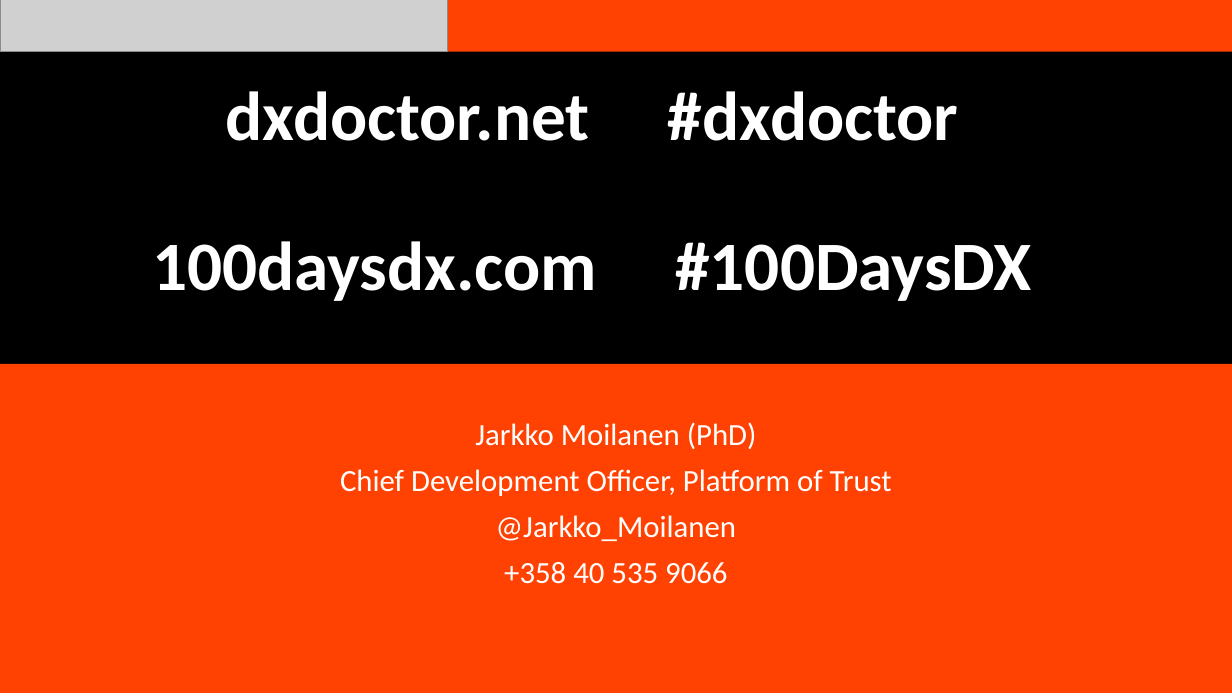
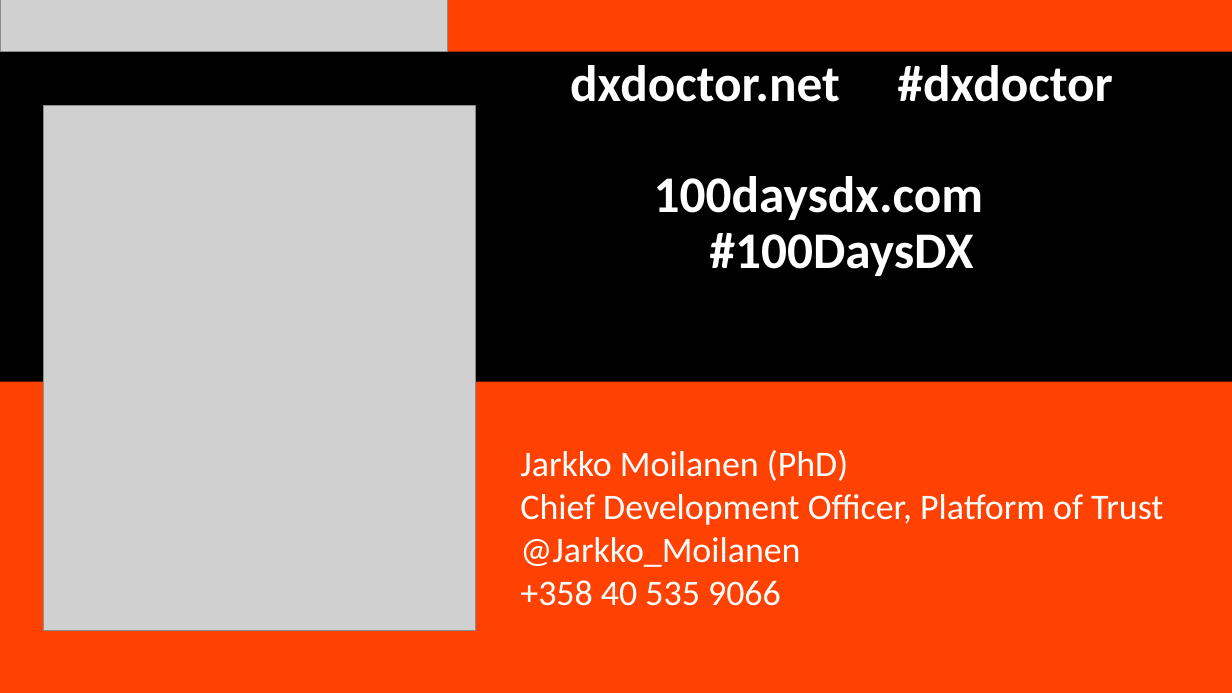
Before and after one commit to kyyberi/dxdoctor, a slide deck: slide 17 of presentations/issue-nov-2019.pptx. Drawn at 1232x693 pixels with LibreOffice and Linux fonts; fonts in the diff are those of the drawing; grey boxes stand for pictures. Boxes give left, top, right and bottom in pixels: in the first picture for what was removed or moved away, otherwise in the second. Text is boxed around its words. In the diff, an @@ line names an element or a change of style, - is before the commit and + after.

Commit message:
Presentations

```diff
--- a/presentations/issue-nov-2019.pptx
+++ b/presentations/issue-nov-2019.pptx
@@ title "dxdoctor.net #dxdoctor 100daysdx.com #100DaysDX": place and size @@
-title "dxdoctor.net #dxdoctor 100daysdx.com #100DaysDX" at (152,91,1031,301)
+title "dxdoctor.net #dxdoctor 100daysdx.com #100DaysDX" at (570,65,1113,276)
@@ title "dxdoctor.net #dxdoctor 100daysdx.com #100DaysDX" at (570,65,1113,276): size 54 to 40 pt @@
@@ picture added at (43,105,476,630) @@
@@ rectangle added at (0,382,1232,693), fill #FF4201 @@
@@ text "Jarkko Moilanen (PhD)": place and size @@
-text "Jarkko Moilanen (PhD)" at (0,364,1232,693)
+text "Jarkko Moilanen (PhD)" at (520,450,1163,606)
@@ text "Jarkko Moilanen (PhD)" at (520,450,1163,606): size 24 to 28 pt; alignment centre to left; line spacing 0.9 to 1; less space between paragraphs; fill #FF4201 to none @@
```
Also in this commit, not shown: 1 other file.
